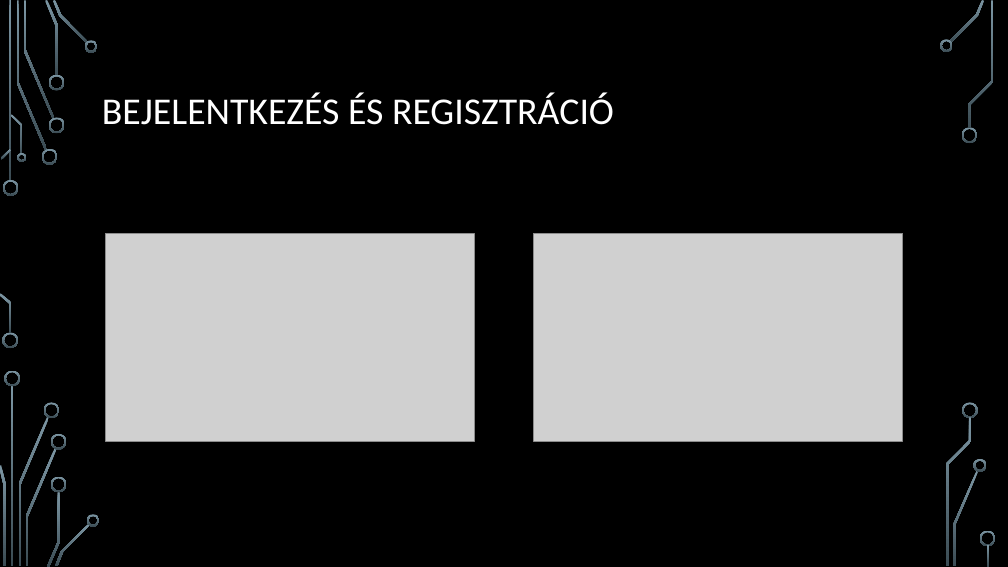
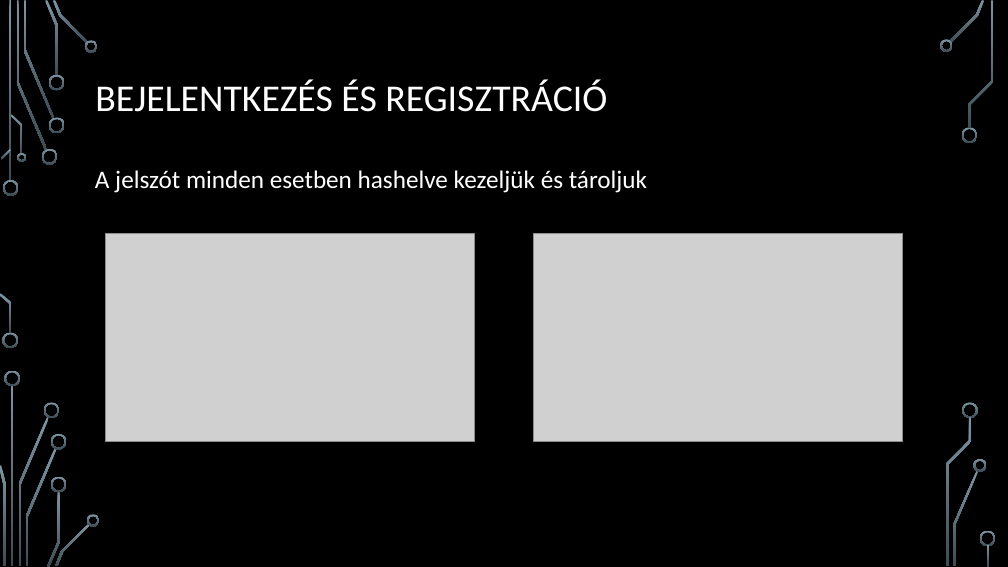
Before and after one commit to WitmannBence/Vizsgaremek, a slide deck: slide 4 of Documentation/VizsgaremekPPT.pptx. Drawn at 1008x567 pixels with LibreOffice and Linux fonts; fonts in the diff are those of the drawing; grey boxes stand for pictures; background and template pictures are left out. Boxes give left, top, right and bottom in pixels: in the first picture for what was removed or moved away, otherwise in the second. Text is boxed around its words. In the diff, an @@ line names an element or a change of style, - is before the commit and + after.

```diff
--- a/Documentation/VizsgaremekPPT.pptx
+++ b/Documentation/VizsgaremekPPT.pptx
@@ title "BEJELENTKEZÉS ÉS REGISZTRÁCIÓ": place and size @@
-title "BEJELENTKEZÉS ÉS REGISZTRÁCIÓ" at <box>102,92,614,125</box>
+title "BEJELENTKEZÉS ÉS REGISZTRÁCIÓ" at <box>95,79,607,112</box>
@@ text added at <box>95,170,647,193</box>, 24 pt, text #FFFFFF @@
+A jelszót minden esetben hashelve kezeljük és tároljuk
```
Also in this commit, not shown: 3 slides added.
